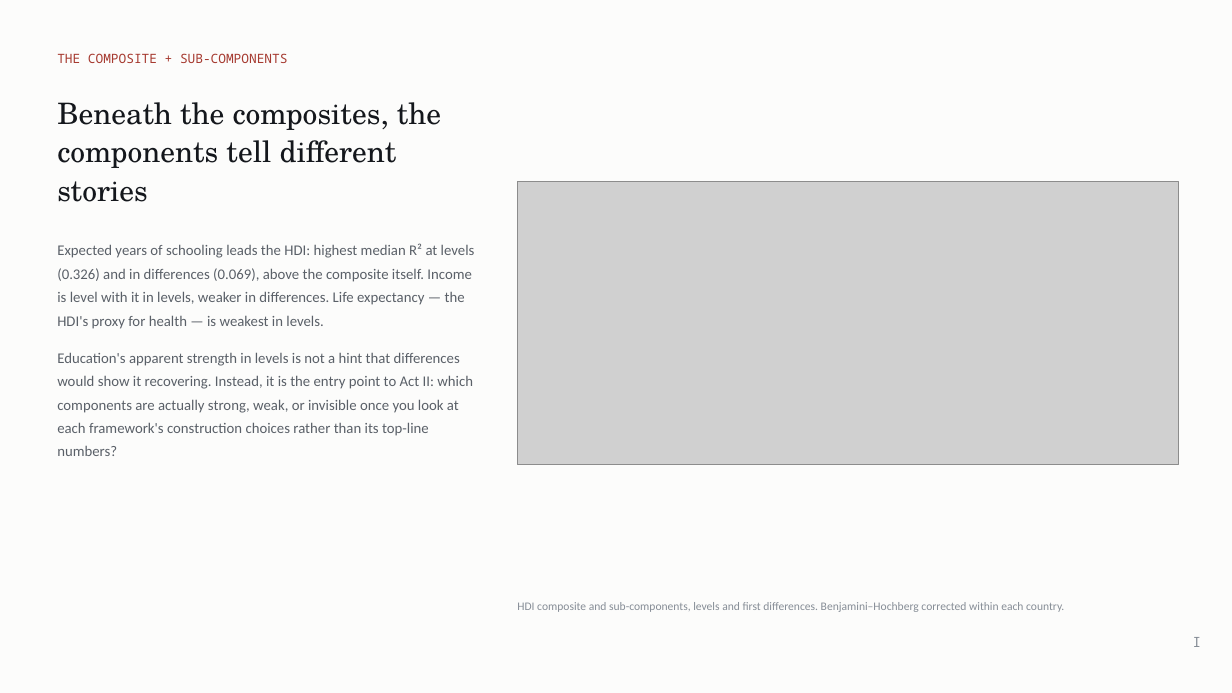
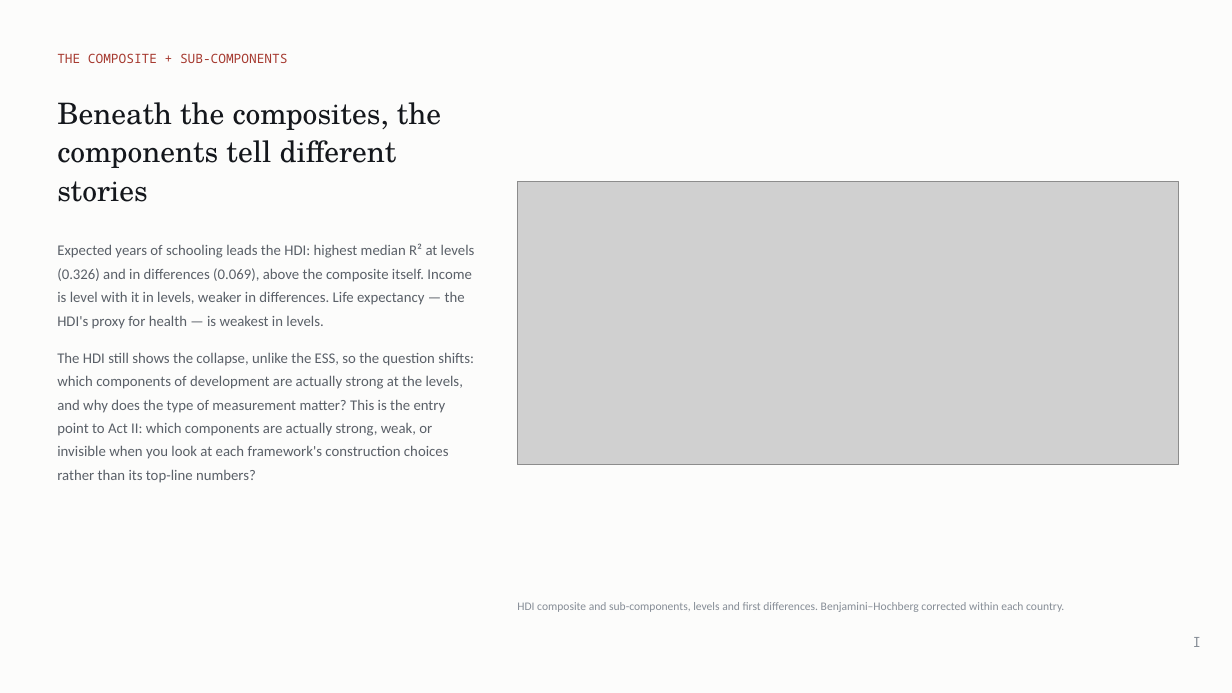
Before and after one commit to cwejnert/HDI-Happiness, a slide deck: slide 6 of deck/Measured_Where_It_Varies.pptx. Drawn at 1232x693 pixels with LibreOffice and Linux fonts; fonts in the diff are those of the drawing; grey boxes stand for pictures. Boxes give left, top, right and bottom in pixels: in the first picture for what was removed or moved away, otherwise in the second. Text is boxed around its words. In the diff, an @@ line names an element or a change of style, - is before the commit and + after.

```diff
--- a/deck/Measured_Where_It_Varies.pptx
+++ b/deck/Measured_Where_It_Varies.pptx
@@ text at bbox=[57, 352, 474, 483]: text changed @@
-Education's apparent strength in levels is not a hint that differences would show it recovering. Instead, it is the entry point to Act II: which components are actually strong, weak, or invisible once you look at each framework's construction choices rather than its top-line numbers?
+The HDI still shows the collapse, unlike the ESS, so the question shifts: which components of development are actually strong at the levels, and why does the type of measurement matter? This is the entry point to Act II: which components are actually strong, weak, or invisible when you look at each framework's construction choices rather than its top-line numbers?
```
Also in this commit, not shown: 1 other slide changed, 3 other files.
